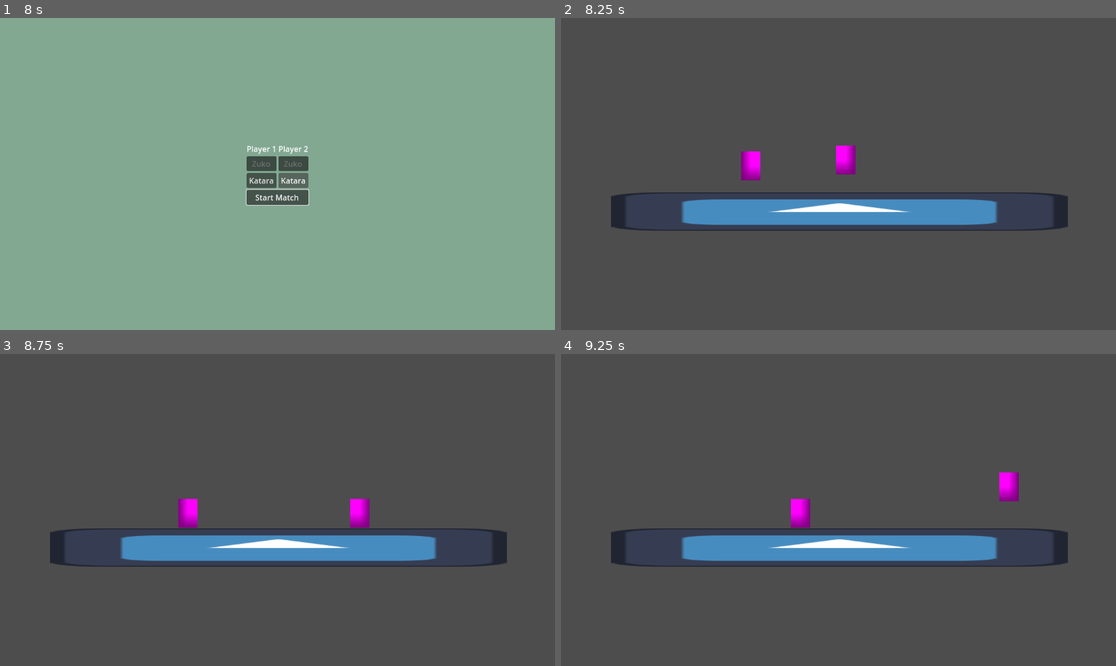
Above: before the commit, frames 1-4 (two rows, left to right).
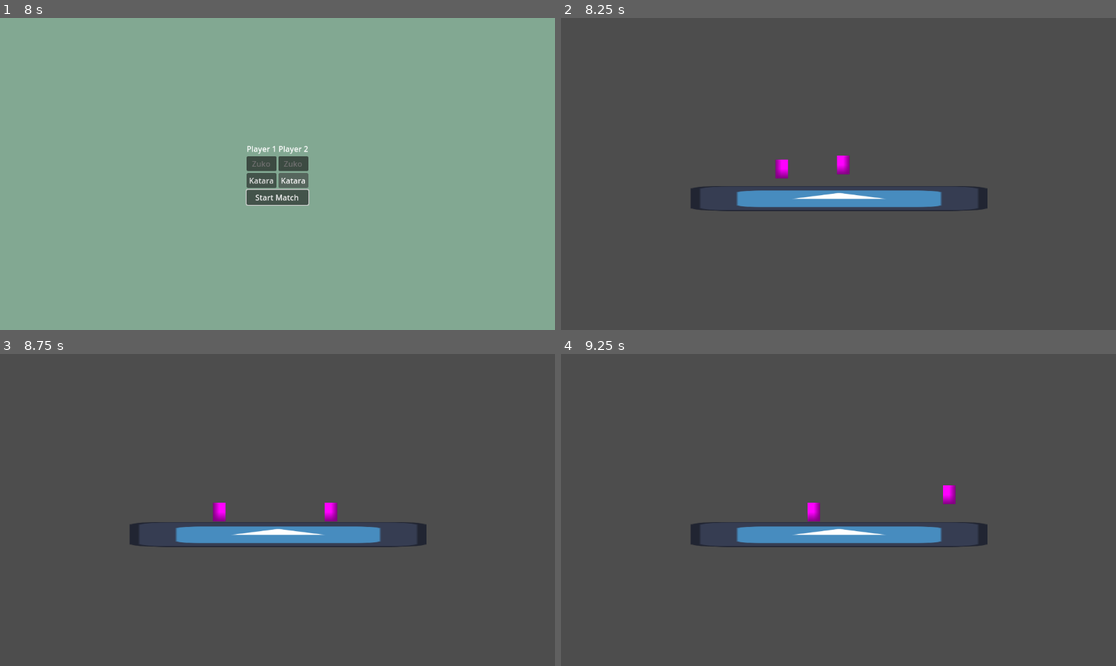
Above: after the commit, the same moments.

Repository: jneisen/avatargame
Game: Godot game, scene res://Scenes/main.tscn
The game is run twice, just before and just after one commit, with the same random seed, the same clock (stepped at 60 frames per second) and the same inputs. The engine's default icon, where the game draws it, is replaced by a stand-in: a white triangle on a blue panel in a dark square.
Inputs:
- Up to frame 1 (8 s): click "Play" at 0.5 s; click "Start Match" at 1.25 s; click "Start Match" at 2 s; click "Zuko" at 2.75 s; click "Katara" at 3.5 s; click "Zuko" at 4.25 s; click "Katara" at 5 s; tap Enter at 5.75, 7.25 s; hold Space (Attack) 5.78-6.53 s; hold D (Right) 5.78-7.28 s; tap W (Jump) at 6.02, 6.77 s; tap , (Attack2) at 6.6 s; hold A (Left) from 7.28 s (still down); hold Down (Down2) from 7.28 s (still down)
- Up to frame 2 (8.25 s): tap Space (Attack) at 8 s; release A (Left) at 8.03 s; release Down (Down2) at 8.03 s; hold D (Right) from 8.03 s (still down); tap Left (Left2) at 8.1 s
- Up to frame 3 (8.75 s): keep holding D (Right); tap W (Jump) at 8.27 s
- Up to frame 4 (9.25 s): keep holding D (Right); hold Right (Right2) from 8.78 s (still down); tap W (Jump) at 9.02 s

Frame 1 is identical in both runs. In frame 2, 7.0% of the frame differs, in the area x 9-92%, y 40-69%; in frame 3, 7.2%, in the area x 9-92%, y 46-69%; in frame 4, 7.2%.

Commit message:
added death

Diff:
--- a/Scenes/stage.tscn
+++ b/Scenes/stage.tscn
@@ -6,6 +6,15 @@
 
 [sub_resource type="RectangleShape2D" id="RectangleShape2D_olf04"]
 size = Vector2(941, 78)
+
+[sub_resource type="RectangleShape2D" id="RectangleShape2D_70rqm"]
+size = Vector2(429, 1568)
+
+[sub_resource type="RectangleShape2D" id="RectangleShape2D_xgxar"]
+size = Vector2(2452, 870)
+
+[sub_resource type="RectangleShape2D" id="RectangleShape2D_7nmha"]
+size = Vector2(1774, 1002)
 
 [node name="Test" type="Node2D"]
 script = ExtResource("1_70rqm")
@@ -15,6 +24,7 @@
 scale = Vector2(2, 2)
 
 [node name="Camera2D" type="Camera2D" parent="."]
+zoom = Vector2(0.65, 0.65)
 
 [node name="Player2" parent="." instance=ExtResource("1_6r33q")]
 position = Vector2(-177, -29)
@@ -31,3 +41,32 @@
 [node name="CollisionShape2D" type="CollisionShape2D" parent="StaticBody2D"]
 position = Vector2(5.5, 76)
 shape = SubResource("RectangleShape2D_olf04")
+
+[node name="StaticBody2D2" type="StaticBody2D" parent="."]
+visible = false
+
+[node name="CollisionShape2D" type="CollisionShape2D" parent="StaticBody2D2"]
+position = Vector2(-1260, -6)
+shape = SubResource("RectangleShape2D_70rqm")
+
+[node name="CollisionShape2D3" type="CollisionShape2D" parent="StaticBody2D2"]
+position = Vector2(1, -1087)
+shape = SubResource("RectangleShape2D_xgxar")
+
+[node name="CollisionShape2D4" type="CollisionShape2D" parent="StaticBody2D2"]
+position = Vector2(3, 1085)
+shape = SubResource("RectangleShape2D_xgxar")
+
+[node name="CollisionShape2D2" type="CollisionShape2D" parent="StaticBody2D2"]
+position = Vector2(1244, 7)
+shape = SubResource("RectangleShape2D_70rqm")
+
+[node name="Area2D" type="Area2D" parent="."]
+collision_layer = 128
+collision_mask = 128
+
+[node name="CollisionShape2D" type="CollisionShape2D" parent="Area2D"]
+position = Vector2(-1, 1)
+shape = SubResource("RectangleShape2D_7nmha")
+
+[connection signal="body_exited" from="Area2D" to="." method="_on_area_2d_body_exited"]
--- a/Scripts/end_screen.gd
+++ b/Scripts/end_screen.gd
@@ -1,4 +1,10 @@
 extends Control
+
+func setWinner(player_1_loss) -> void:
+	if player_1_loss:
+		$VBoxContainer/Label.text="Player 2 Wins"
+	else:
+		$VBoxContainer/Label.text="Player 1 Wins"
 
 func _on_continue_pressed() -> void:
 	get_tree().change_scene_to_file("res://Scenes/test.tscn")
--- a/Scripts/stage.gd
+++ b/Scripts/stage.gd
@@ -3,3 +3,17 @@
 func setPlayerCharacters(player1, player2):
 	$Player1.setCharacter(player1)
 	$Player2.setCharacter(player2)
+
+
+
+func _on_area_2d_body_exited(body: Node2D) -> void:
+	body.die()
+
+func lose(player_1_loss) -> void:
+	var level = get_tree().root.get_node("Test")
+	var myRoot = get_tree().root
+	myRoot.remove_child(level)
+	level.call_deferred("free")
+	var switch = load("res://Scenes/end_screen.tscn").instantiate()
+	switch.setWinner(player_1_loss)
+	myRoot.add_child(switch)
Not shown: 2 places in Scenes/end_screen.tscn that only renumber resources
Not shown: 1 places in Scenes/stage.tscn that only renumber resources
